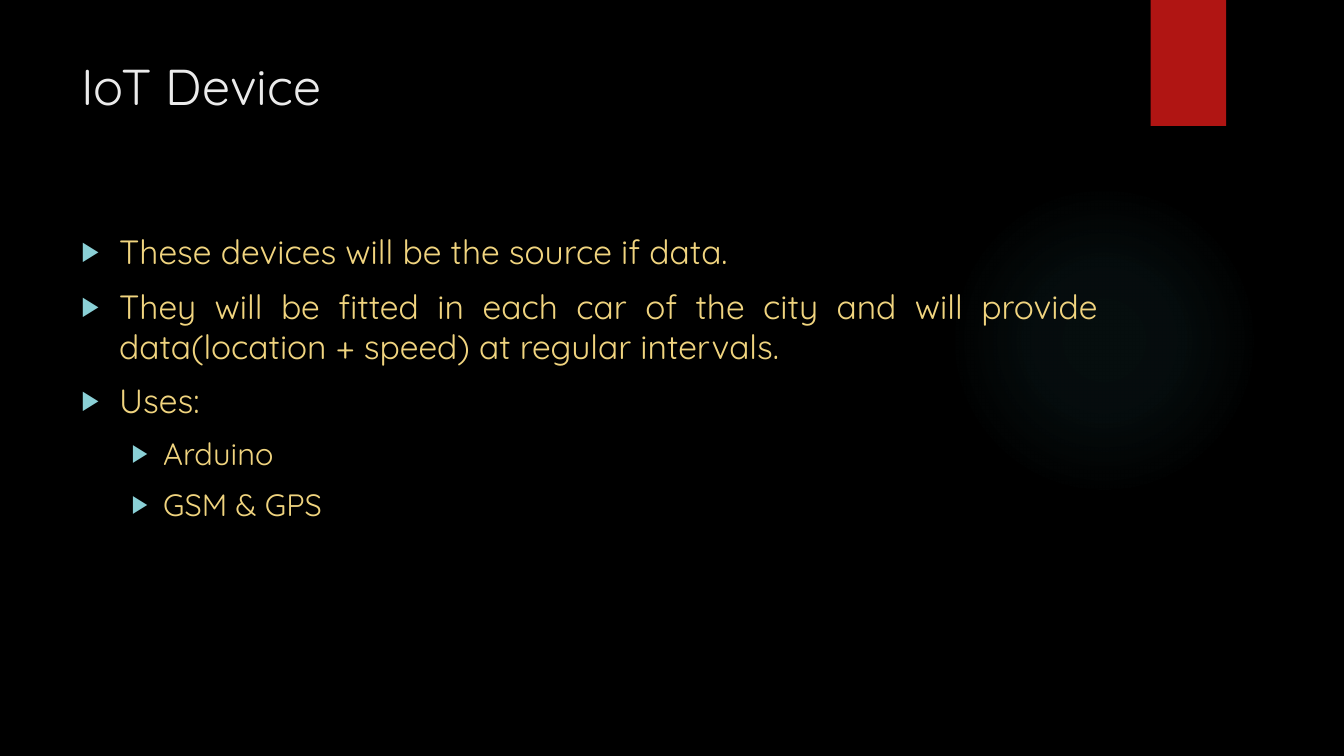
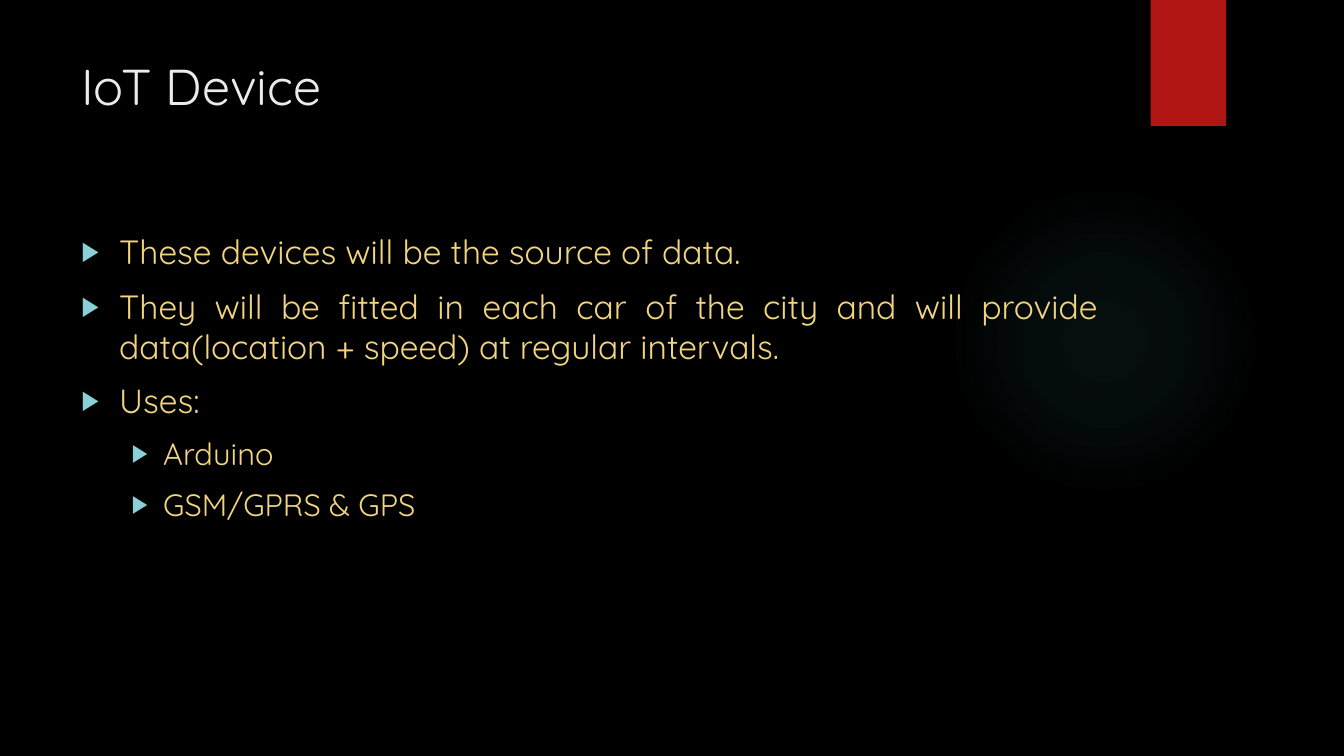
Before and after one commit to meet16/SmartFarm, a slide deck: slide 7 of Ambulance/SmartAmbulance.pptx. Drawn at 1344x756 pixels with LibreOffice and Linux fonts; fonts in the diff are those of the drawing; background and template pictures are left out. Boxes give left, top, right and bottom in pixels: in the first picture for what was removed or moved away, otherwise in the second. Text is boxed around its words. In the diff, an @@ line names an element or a change of style, - is before the commit and + after.

```diff
--- a/Ambulance/SmartAmbulance.pptx
+++ b/Ambulance/SmartAmbulance.pptx
@@ text at [119, 239, 740, 265]: text changed @@
-▶ These devices will be the source if data.
+▶ These devices will be the source of data.
@@ text at [163, 491, 415, 520]: text changed @@
-  ▶ GSM & GPS
+  ▶ GSM/GPRS & GPS
```
Also in this commit, not shown: 4 other slides changed, 1 slide added, 1 other file.
